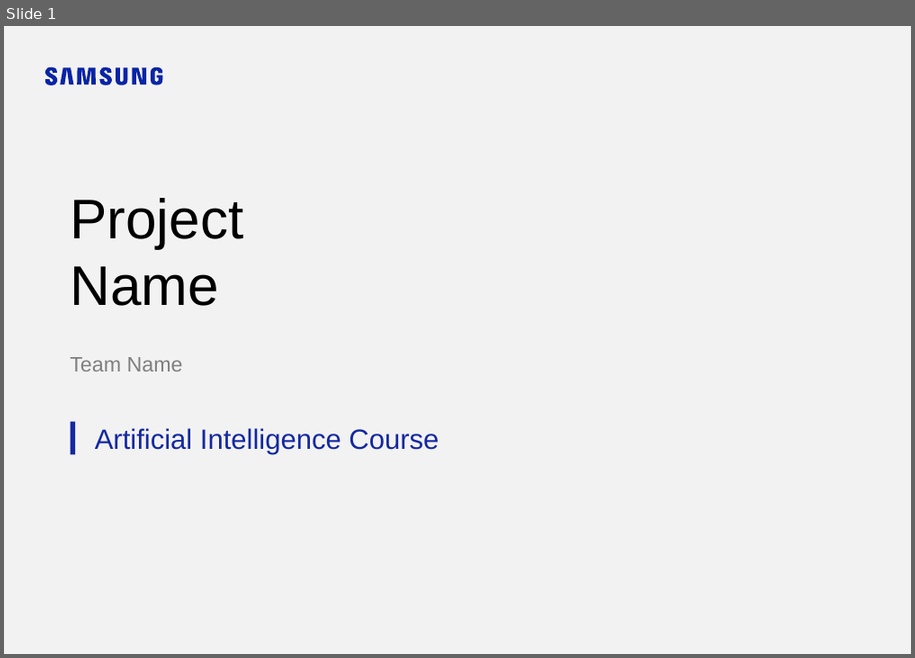
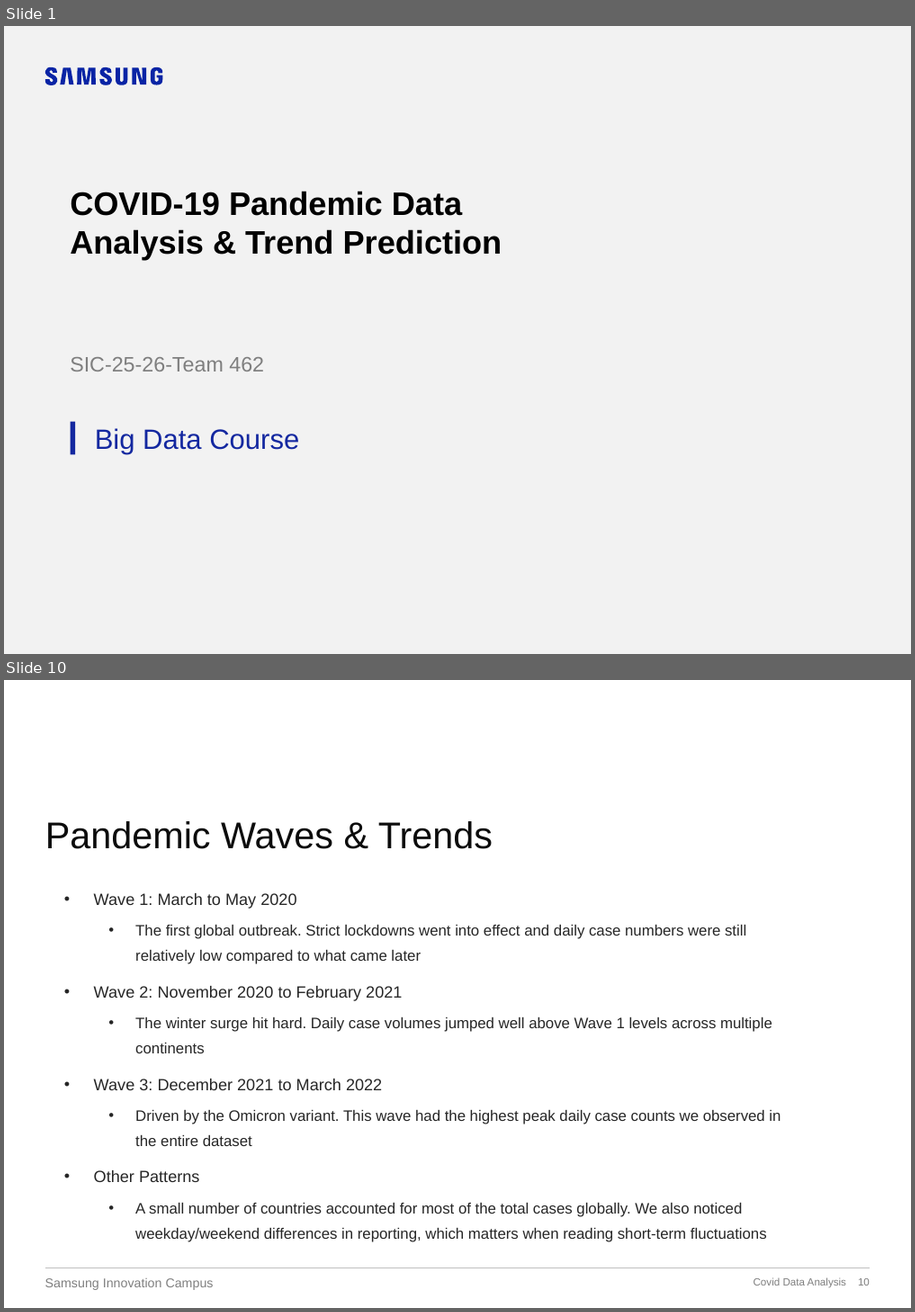
Before and after one commit to prabh9050/SIC-25-26-TEAM462, a slide deck: submission_template/4 Project Presentation.pptx. Shown one above the other, each under a label of ours: slide 1 before the commit, slides 1 and 10 after it; the slides between them are not shown. The pictures are 915x658 and 915x1312 pixels, drawn with LibreOffice and Linux fonts; fonts in the diff are those of the drawing; background and template pictures are left out. Boxes give left, top, right and bottom in pixels: in the first picture for what was removed or moved away, otherwise in the second. Text is boxed around its words. In the diff, an @@ line names an element or a change of style, - is before the commit and + after.

```diff
--- a/submission_template/4 Project Presentation.pptx
+++ b/submission_template/4 Project Presentation.pptx
@@ slide 10 added at [4,680,911,1308], background picture (left out) @@
@@ title added at [45,821,493,849], 32 pt, text #0C0C0C @@
+Pandemic Waves & Trends
@@ text added at [94,893,781,1242], 13 pt, text #262626 @@
+• Wave 1: March to May 2020
+  • The first global outbreak. Strict lockdowns went into effect and daily case numbers were still relatively low compared to what came later
+• Wave 2: November 2020 to February 2021
+  • The winter surge hit hard. Daily case volumes jumped well above Wave 1 levels across multiple continents
+• Wave 3: December 2021 to March 2022
+  • Driven by the Omicron variant. This wave had the highest peak daily case counts we observed in the entire dataset
+• Other Patterns
+  • A small number of countries accounted for most of the total cases globally. We also noticed weekday/weekend differences in reporting, which matters when reading short-term fluctuations
@@ text added at [139,986,152,1090], 18 pt, text #FFFFFF @@
+2.3 Exploratory Data Analysis
@@ line added from (45, 1269) to (869, 1269), #BFBFBF 0.75 pt @@
@@ text added at [45,1278,214,1290], 11 pt, text #7F7F7F @@
+Samsung Innovation Campus
@@ text added at [754,1278,846,1288], 9 pt, text #7F7F7F @@
+Covid Data Analysis
@@ page number added at [858,1278,870,1286], 9 pt, text #7F7F7F @@
+10
@@ slide 1 changed as well @@
@@ title at [70,191,503,260]: text changed; size 48 to 28 pt; bold on @@
-Project
-Name
+COVID-19 Pandemic Data Analysis & Trend Prediction
@@ text at [70,357,264,372]: text changed @@
-Team Name
+SIC-25-26-Team 462
@@ text at [95,428,299,455]: text changed @@
-Artificial Intelligence Course
+Big Data Course
```
Also in this commit, not shown: 1 other slide changed, 16 other slides added, 2 slides removed, 3 other files.
